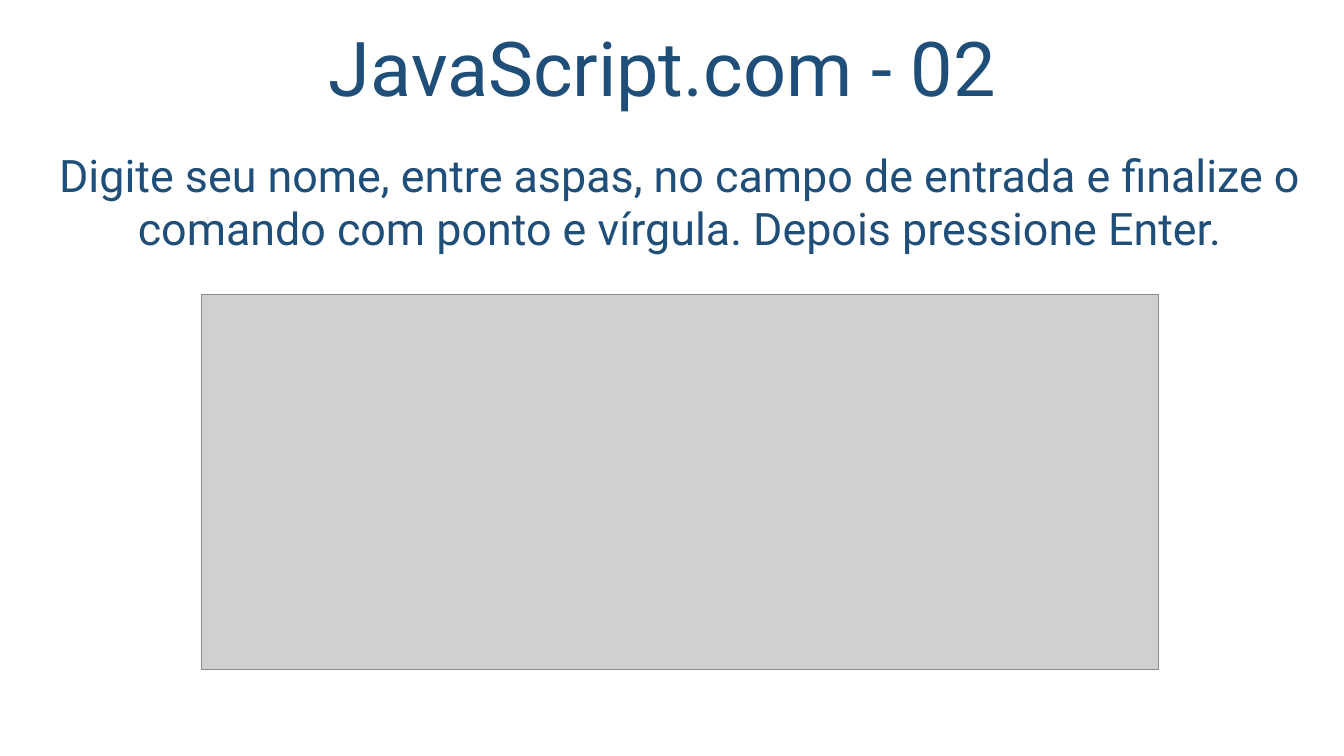
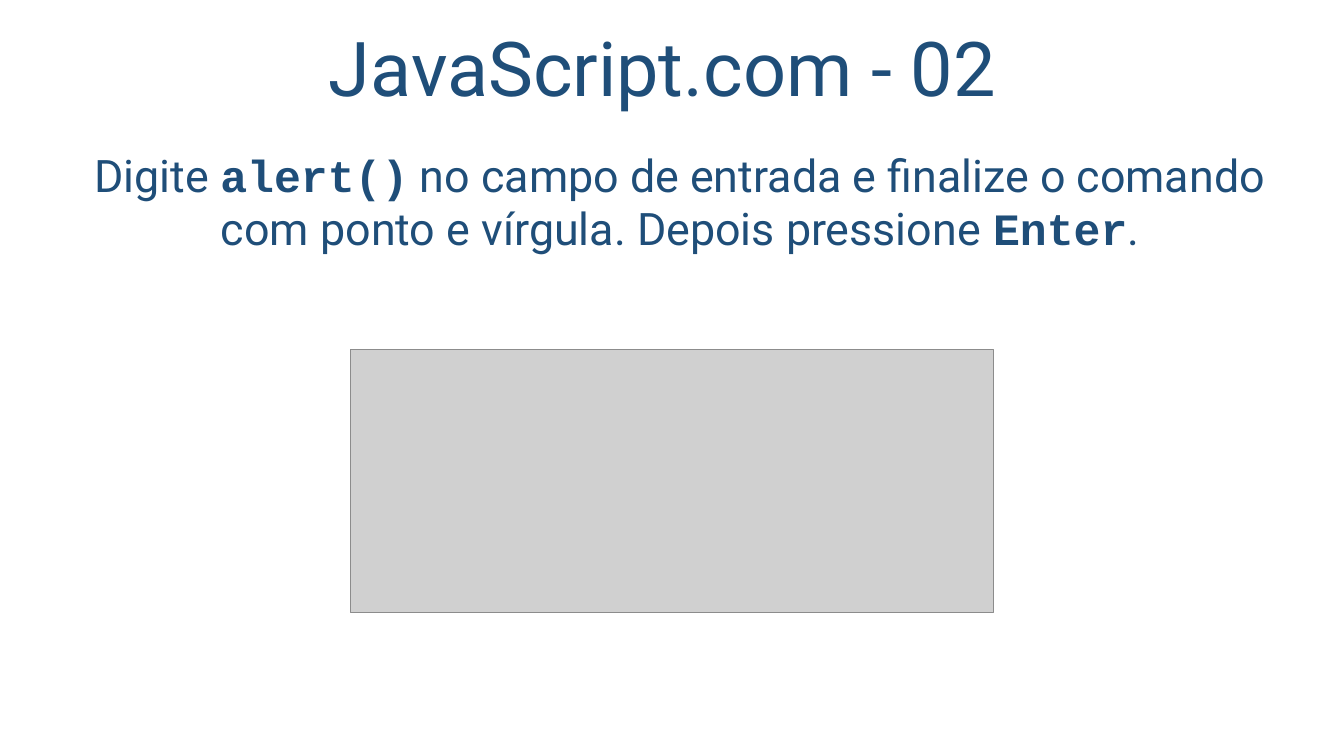
Before and after one commit to salmo-jr/public-slides, a slide deck: slide 11 of javascript-introducao.pptx. Drawn at 1344x756 pixels with LibreOffice and Linux fonts; fonts in the diff are those of the drawing; grey boxes stand for pictures; background and template pictures are left out. Boxes give left, top, right and bottom in pixels: in the first picture for what was removed or moved away, otherwise in the second. Text is boxed around its words. In the diff, an @@ line names an element or a change of style, - is before the commit and + after.

```diff
--- a/javascript-introducao.pptx
+++ b/javascript-introducao.pptx
@@ text at [94,158,1265,255]: text changed @@
-Digite seu nome, entre aspas, no campo de entrada e finalize o comando com ponto e vírgula. Depois pressione Enter.
+Digite alert() no campo de entrada e finalize o comando com ponto e vírgula. Depois pressione Enter.
@@ picture removed at [202,294,1159,670] @@
@@ picture added at [351,350,994,612] @@
```
Also in this commit, not shown: 2 other slides changed, 12 slides added.
